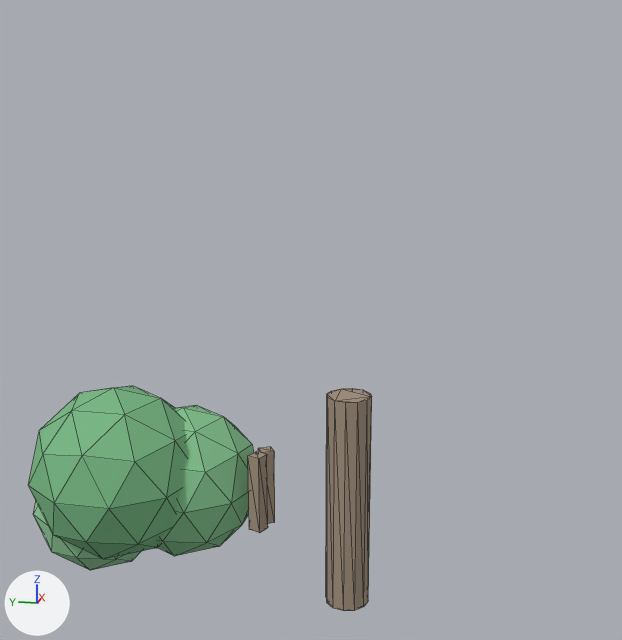
The glTF model ClientWeb/src/assets/models/nature/oak_tree.glb as it was, and as the next commit left it.
One viewpoint serves both versions: a camera (50 mm lens) standing at (-1.784, -0.021, 0.862) and looking at (0.006, 0.337, 0.415). Lighting does not change. The marker at lower left points along +X, +Y and +Z. The older version comes first. Mesh edges are drawn as thin lines. Vertices at exactly the same position are counted once.

Names of what the first picture shows: 'OakTree'.
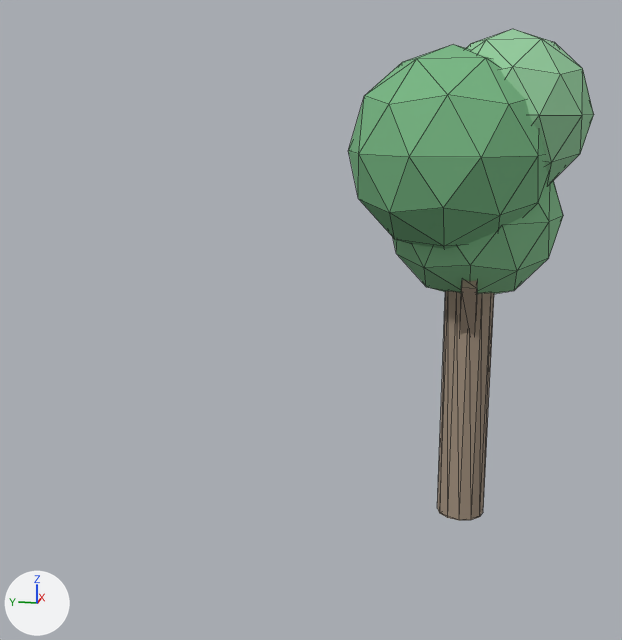
What differs and where, as boxes [x1, y1, x2, y2] in the pictures (622 x 640 px; the box of a moved part takes in the faces that stretch with it):
'OakTree', reshaped, moved, rescaled (28% narrower, 118% taller)
    before: [28, 386, 372, 611]
    after: [348, 29, 594, 520]
part 1 of me_cylinder, moved or reshaped
    before: [326, 388, 372, 611]
    after: [437, 291, 494, 520]
part 2 of me_cylinder, moved or reshaped (not visible afterwards)
    before: [258, 447, 275, 524]
part 3 of me_cylinder, moved or reshaped
    before: [248, 451, 268, 533]
    after: [460, 280, 477, 335]
part 4 of me_cylinder, moved or reshaped
    before: [158, 405, 254, 556]
    after: [393, 180, 563, 294]
part 5 of me_cylinder, moved or reshaped
    before: [28, 386, 187, 559]
    after: [348, 44, 548, 249]
part 6 of me_cylinder, moved or reshaped
    before: [33, 502, 141, 570]
    after: [466, 29, 594, 185]

The change, as a diff of the scene's bpy script:
```diff
--- a/ClientWeb/src/assets/models/nature/oak_tree.glb.py
+++ b/ClientWeb/src/assets/models/nature/oak_tree.glb.py
@@ me_cylinder @@
 # used by ob_oaktree; location = (0.0, 0.25, 0.0); scale = (0.05, 0.05, 0.5)
-me_cylinder.from_pydata(...)  # 166 vertices, 308 faces; spans x -4.8..4.2, y -1.0..15.2, z -0.5..0.5
+me_cylinder.from_pydata(...)  # 166 vertices, 308 faces; spans x -0.2..0.2, y -0.2..0.2, z 0.0..1.0
+# me_cylinder part 1: the loose piece of 24 vertices spanning x -1.0..1.0, y -1.0..1.0, z -0.5..0.5 is scaled about its middle by (0.05, 0.05, 0.5), then moved by (0.0, 0.0, 0.2)
+# me_cylinder part 2: the loose piece of 8 vertices spanning x 0.4..1.2, y 3.6..4.4, z -0.2..0.2 is scaled about its middle by (0.0385, 0.0439, 0.439), then moved by (-0.7, -4.0, 0.4)
+# me_cylinder part 3: the loose piece of 8 vertices spanning x -1.2..-0.4, y 3.6..4.4, z -0.1..0.2 is scaled about its middle by (0.0404, 0.0461, 0.439), then moved by (0.7, -4.0, 0.4)
+# me_cylinder part 4: the loose piece of 42 vertices spanning x -2.6..4.2, y 4.4..11.6, z -0.4..0.4 is scaled about its middle by (0.05, 0.05, 0.5), then moved by (-0.8, -8.0, 0.6)
+# me_cylinder part 5: the loose piece of 42 vertices spanning x -4.8..2.8, y 6.6..14.6, z -0.3..0.5 is scaled about its middle by (0.05, 0.05, 0.5), then moved by (1.0, -10.5, 0.7)
+# me_cylinder part 6: the loose piece of 42 vertices spanning x -3.0..3.0, y 8.8..15.2, z -0.4..0.2 is scaled about its middle by (0.05, 0.05, 0.5), then moved by (0.0, -12.1, 1.0)
 me_cylinder.materials.append(mat_trunk_mat)
@@ ob_oaktree @@
 ob_oaktree = bpy.data.objects.new('OakTree', me_cylinder)
-ob_oaktree.location = (0.0, 0.25, 0.0)
-ob_oaktree.scale = (0.05, 0.05, 0.5)
+ob_oaktree.location = (0.0, 0.0, 0.0)
```
